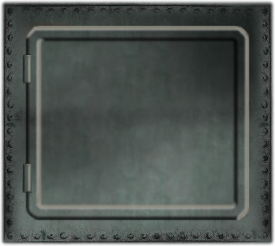
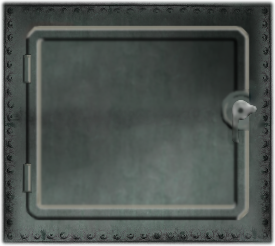
Revision of a layered w=275, h=246 image; what changed, layer by layer:
painted on "page2-far.png" over 219, 79, 272, 146
